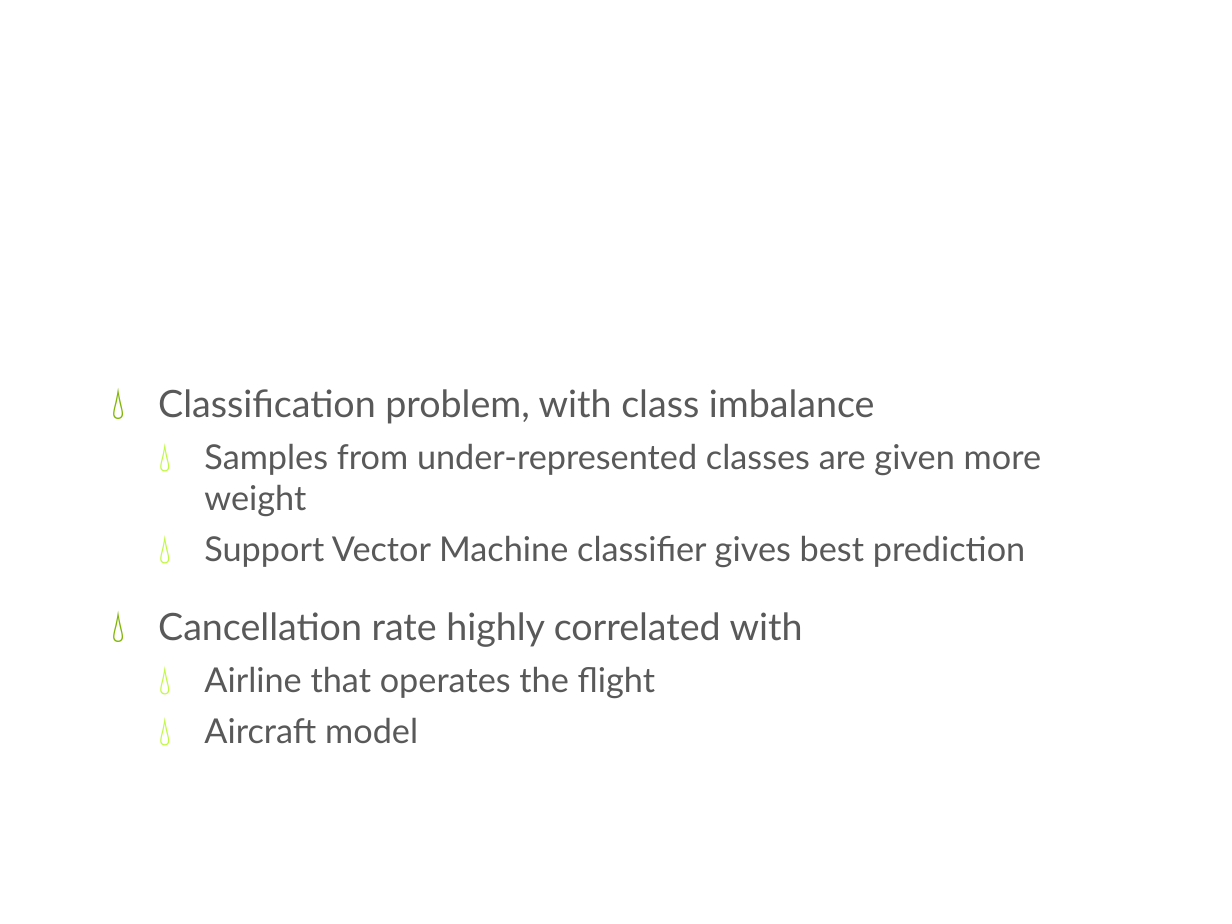
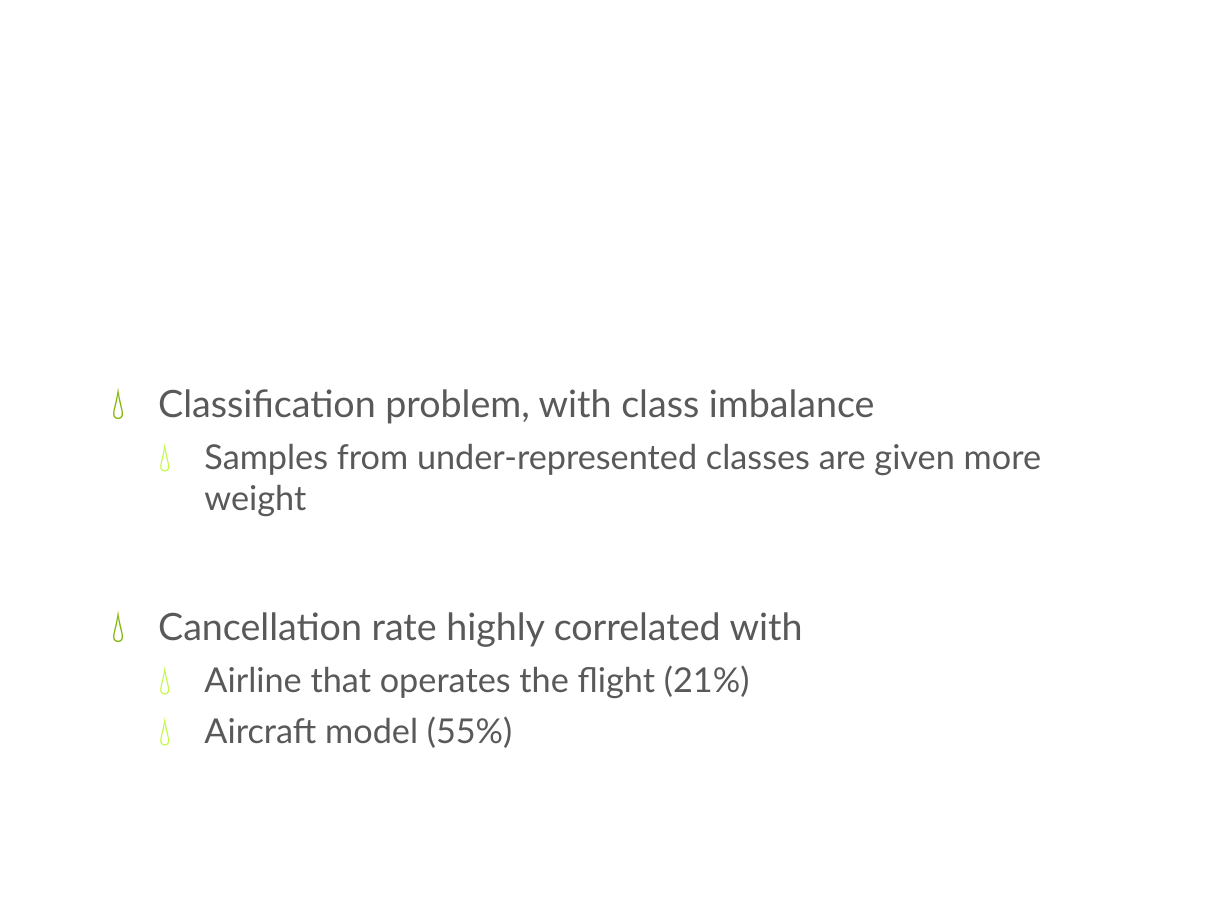
Before and after one commit to dermot-cochran/Interview_data, a slide deck: slide 4 of CaseStudyPresentation.pptx (slide 3 before the commit). Drawn at 1232x924 pixels with LibreOffice and Linux fonts; fonts in the diff are those of the drawing; background and template pictures are left out. Boxes give left, top, right and bottom in pixels: in the first picture for what was removed or moved away, otherwise in the second. Text is boxed around its words. In the diff, an @@ line names an element or a change of style, - is before the commit and + after.

```diff
--- a/CaseStudyPresentation.pptx
+++ b/CaseStudyPresentation.pptx
@@ text at (204,536,1025,567): paragraph removed @@
-  💧 Support Vector Machine classifier gives best prediction
@@ text at (204,665,750,748): text changed @@
-  💧 Airline that operates the flight
-  💧 Aircraft model
+  💧 Airline that operates the flight (21%)
+  💧 Aircraft model (55%)
```
Also in this commit, not shown: 4 other slides changed, 1 slide added, 1 other file.
